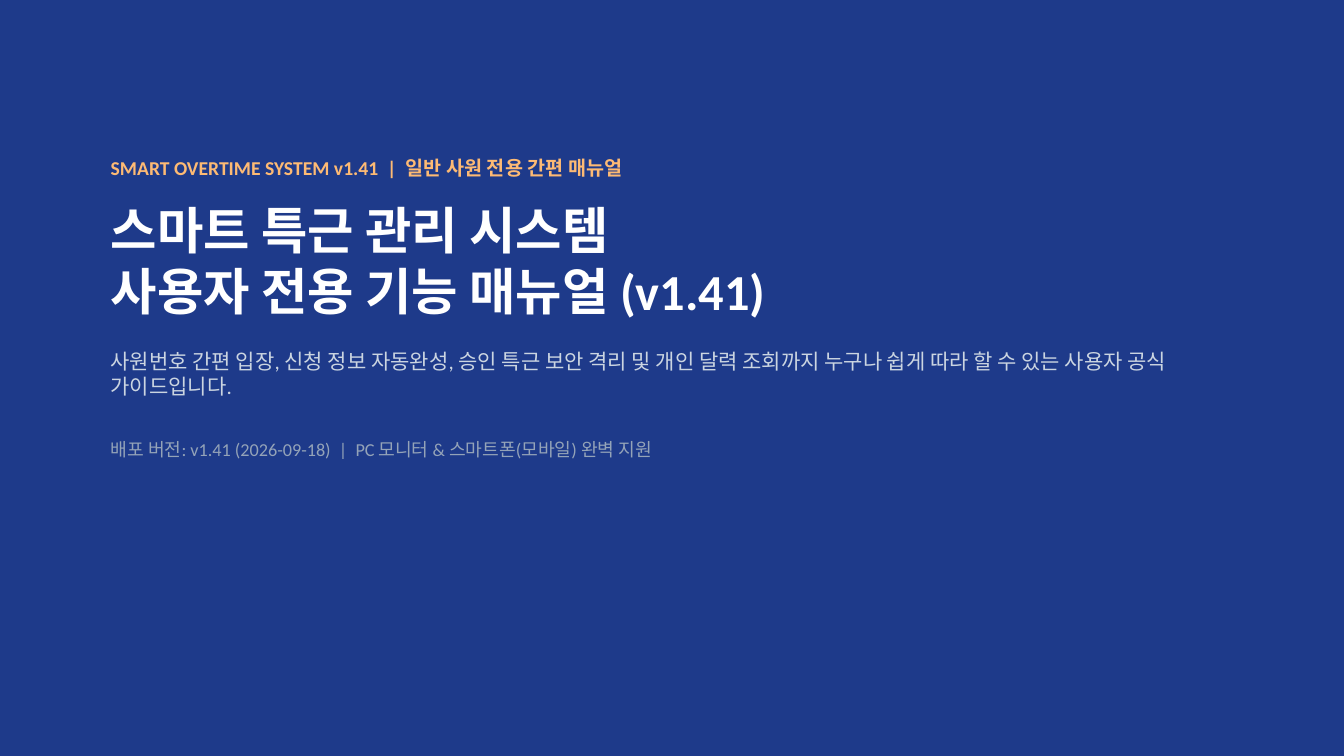
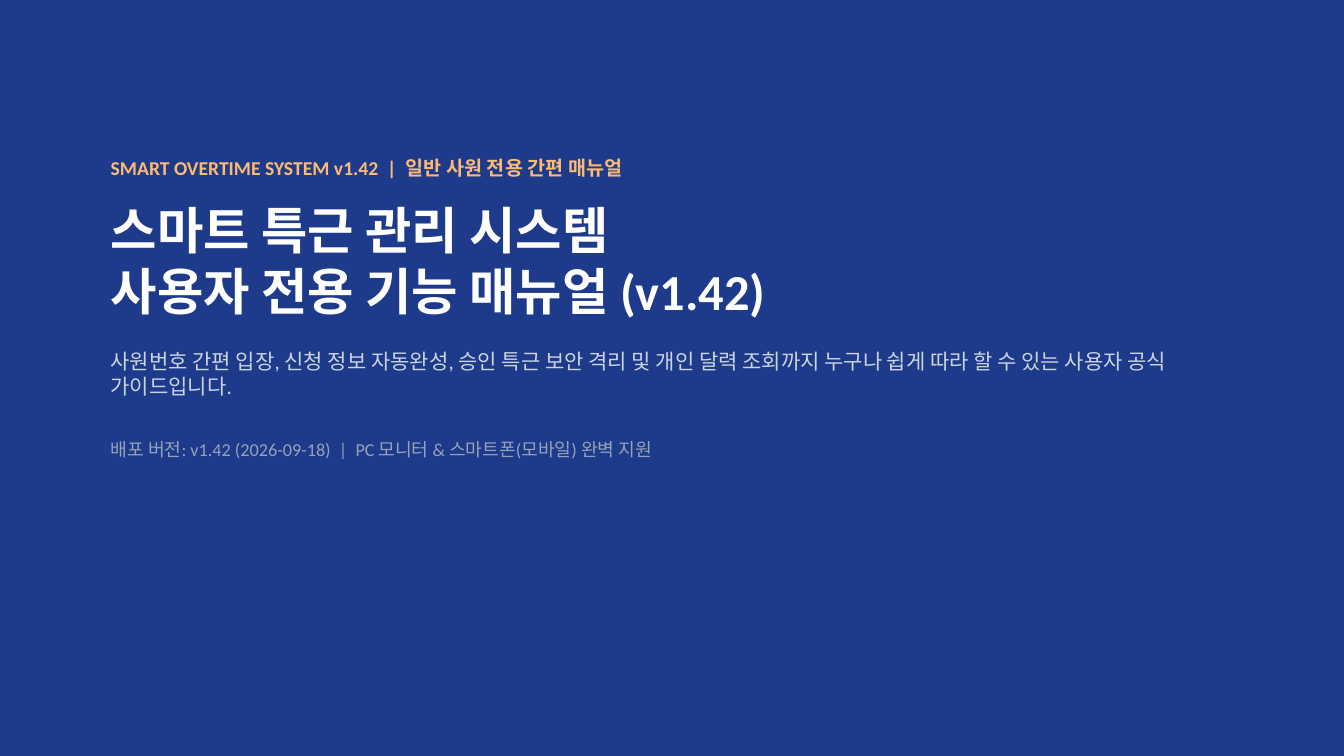
Before and after one commit to rorma34-lab/team-overtime-manager, a slide deck: slide 1 of Overtime_User_Manual.pptx. Drawn at 1344x756 pixels with LibreOffice and Linux fonts; fonts in the diff are those of the drawing. Boxes give left, top, right and bottom in pixels: in the first picture for what was removed or moved away, otherwise in the second. Text is boxed around its words. In the diff, an @@ line names an element or a change of style, - is before the commit and + after.

```diff
--- a/Overtime_User_Manual.pptx
+++ b/Overtime_User_Manual.pptx
@@ text at [111, 158, 765, 318]: text changed @@
-SMART OVERTIME SYSTEM v1.41 | 일반 사원 전용 간편 매뉴얼
-스마트 특근 관리 시스템
-사용자 전용 기능 매뉴얼 (v1.41)
+SMART OVERTIME SYSTEM v1.42 | 일반 사원 전용 간편 매뉴얼
+스마트 특근 관리 시스템
+사용자 전용 기능 매뉴얼 (v1.42)
@@ text at [111, 441, 652, 458]: text changed @@
-배포 버전: v1.41 (2026-09-18) | PC 모니터 & 스마트폰(모바일) 완벽 지원
+배포 버전: v1.42 (2026-09-18) | PC 모니터 & 스마트폰(모바일) 완벽 지원
```
Also in this commit, not shown: 1 other slide changed, 11 other files.
